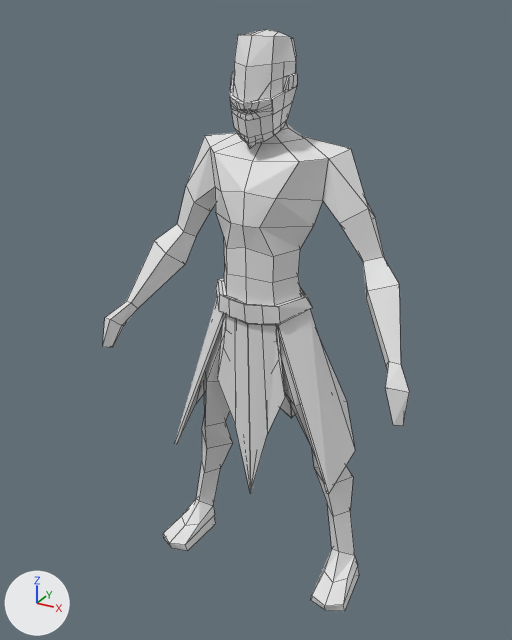
The Blender file Content/Models/Viking Low Poly/source/Low Poly SuperHero.blend: old version first, new version second.
The view is the same before and after, from a 50 mm lens placed at (3.11, -6.13, 5.88), pointed at (-0.11, -0.27, 2.95). Lighting does not change. The marker at lower left points along +X, +Y and +Z. Mesh edges are drawn as thin lines.

Objects in the first picture: 'BASE_Low Poly Man'.
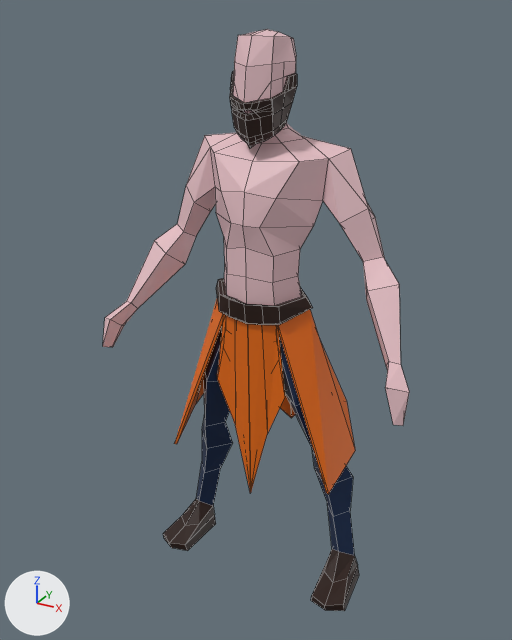
Diff of the bpy script that builds the scene:
```diff
--- a/Content/Models/Viking Low Poly/source/Low Poly SuperHero.blend.py
+++ b/Content/Models/Viking Low Poly/source/Low Poly SuperHero.blend.py
@@ mat_material_008 @@
+mat_material_008 = principled_material('Material.008')
+mat_material_008.base_color = (0.801, 0.147, 0.0)  # orange #e76b00
@@ mat_material_006 @@
+mat_material_006 = principled_material('Material.006')
+mat_material_006.base_color = (0.021, 0.00511, 0.00133)  # black #281004
@@ mat_material_007 @@
+mat_material_007 = principled_material('Material.007')
+mat_material_007.base_color = (0.000509, 0.0173, 0.0691)  # dark blue #02244a
@@ mat_material_005 @@
+mat_material_005 = principled_material('Material.005')
+mat_material_005.base_color = (0.801, 0.53, 0.565)  # pink #e7c0c6
@@ me_cube_001 @@
 me_cube_001.from_pydata(...)  # 282 vertices, 230 faces; spans x 0.0..1.68, y -0.93..0.41, z -0.03..5.72
 # used by ob_base_low_poly_man; location = (0.0, 0.0, 0.0)
+# me_cube_001 part 1: 102 of the faces centred in x 0.02..1.65, y -0.87..0.08, z 2.54..5.69 switch from no material to mat_material_005 (pink #e7c0c6)
+# me_cube_001 part 2: 48 of the faces centred in x 0.02..0.32, y -0.67..-0.29, z 4.79..5.36 switch from no material to mat_material_006 (black #281004)
+# me_cube_001 part 3: 21 of the faces centred in x 0.07..0.43, y -0.68..-0.03, z 3.1..3.41 switch from no material to mat_material_006 (black #281004)
+# me_cube_001 part 4: 17 of the faces centred in x 0.79..1.15, y -0.73..-0.01, z -0.03..0.23 switch from no material to mat_material_006 (black #281004)
+# me_cube_001 part 5: 23 of the faces centred in x 0.1..0.95, y -0.49..0.0, z 0.55..3.1 switch from no material to mat_material_007 (dark blue #02244a)
+# me_cube_001 part 6: 19 of the faces centred in x 0.08..0.96, y -0.62..0.26, z 1.54..2.85 switch from no material to mat_material_008 (orange #e76b00)
```

Location of each change, [x1, y1, x2, y2] in pixels of the pictures (512 x 640 px):
part 1 of me_cube_001, recoloured
    both: [103, 29, 409, 426]
part 2 of me_cube_001, recoloured
    both: [230, 71, 297, 148]
part 3 of me_cube_001, recoloured
    both: [216, 278, 312, 325]
part 4 of me_cube_001, recoloured
    both: [163, 499, 359, 611]
part 5 of me_cube_001, recoloured (grey to blue)
    both: [196, 327, 355, 556]
part 6 of me_cube_001, recoloured (grey to orange)
    both: [174, 299, 355, 494]
